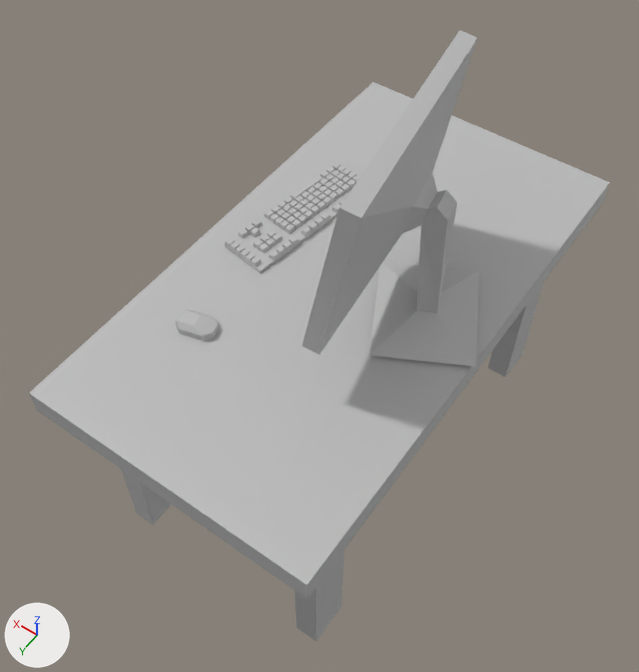
The Blender file blender/tischmitsachen.blend as it was, and as the next commit left it.
Both versions are drawn from a 50 mm lens placed at (-1.59, 1.77, 3.35), pointed at (-0.44, 0.16, 0.82). The axes (+X, +Y, +Z) are drawn at lower left. The lights are the same throughout. The picture after the commit comes second.

Names of what the first picture shows: 'Keyboard', 'Monitor', 'Mouse', 'Table'.
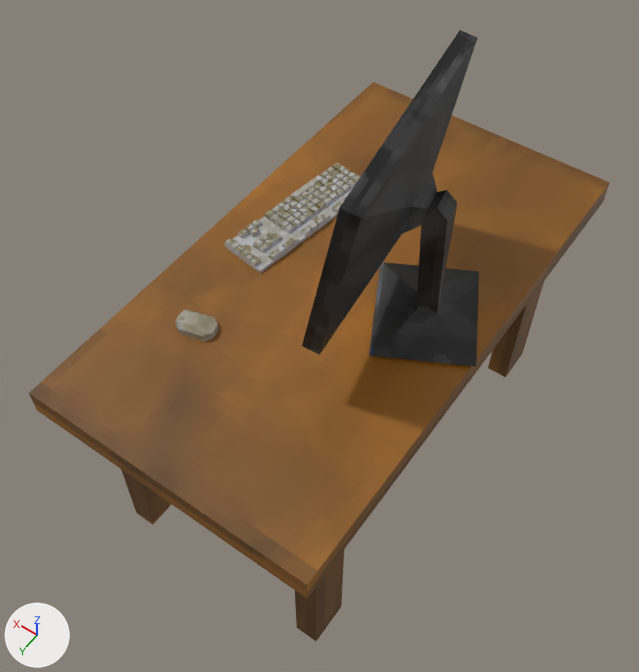
Where the change shows, as pixel boxes (x1, y1, x2, y2) in the pictures (639 x 672 px):
'Table', surface changed (grey to brown): (29, 82, 610, 641) in both
'Monitor', surface changed (grey to black): (302, 30, 479, 367) in both
'Keyboard', surface changed: (224, 162, 360, 273) in both
'Mouse', surface changed (darker): (175, 310, 218, 341) in both

The change, as a diff of the scene's bpy script:
```diff
--- a/blender/tischmitsachen.blend.py
+++ b/blender/tischmitsachen.blend.py
@@ img_monitor @@
+img_monitor = load_image('monitor', '_unpacked/monitor', 128, 128, 'sRGB')
@@ img_mouse @@
+img_mouse = load_image('mouse', '_unpacked/mouse', 32, 32, 'sRGB')
@@ img_keyboard @@
+img_keyboard = load_image('keyboard', '_unpacked/keyboard', 128, 128, 'sRGB')
@@ img_table @@
+img_table = load_image('table', '_unpacked/table', 128, 128, 'sRGB')
@@ mat_material @@
 mat_material = principled_material('Material')
-mat_material.base_color = (0.5, 0.5, 0.5)  # grey #bcbcbc
+mat_material.texture = img_table
@@ mat_material_001 @@
 mat_material_001 = principled_material('Material.001')
-mat_material_001.base_color = (0.5, 0.5, 0.5)  # grey #bcbcbc
+mat_material_001.texture = img_keyboard
@@ mat_material_002 @@
 mat_material_002 = principled_material('Material.002')
-mat_material_002.base_color = (0.5, 0.5, 0.5)  # grey #bcbcbc
+mat_material_002.texture = img_mouse
@@ mat_material_003 @@
 mat_material_003 = principled_material('Material.003')
-mat_material_003.base_color = (0.5, 0.5, 0.5)  # grey #bcbcbc
+mat_material_003.texture = img_monitor
```
